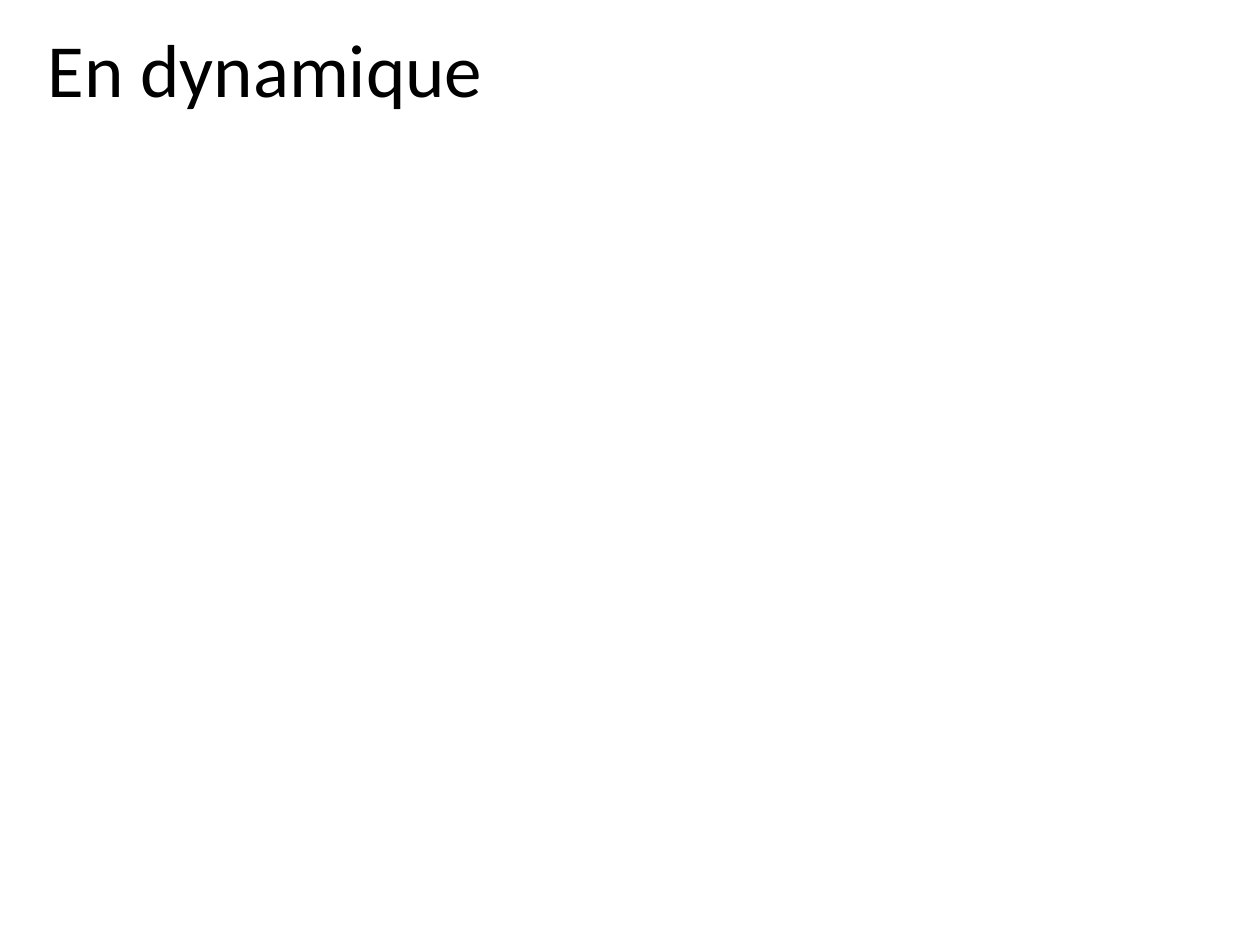
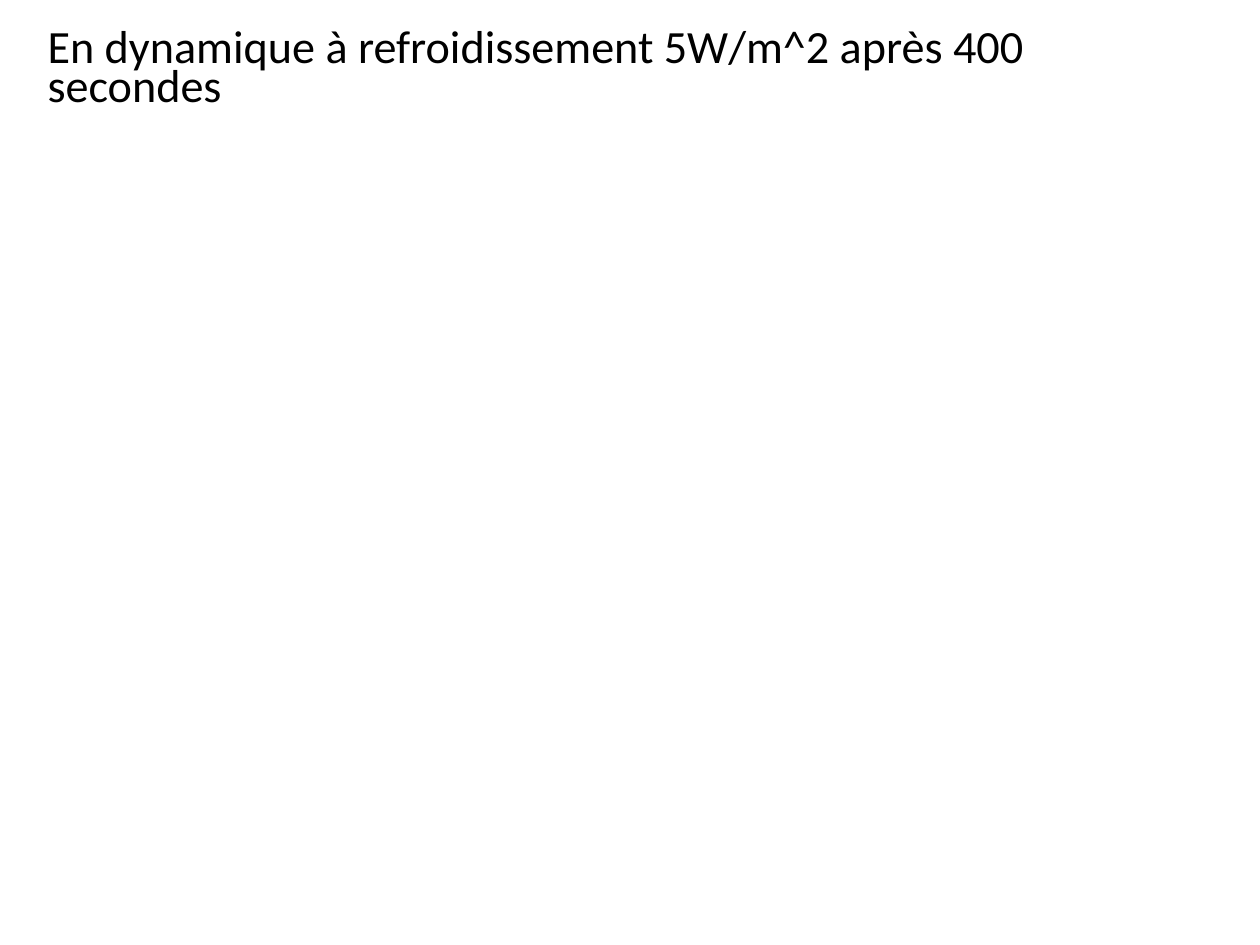
Before and after one commit to EOSCogniton/Bench01-EPSA, a slide deck: slide 9 of 01-Maquettes Primitives/refroidissement_res/Evaluation refroidissement banc BASTIE.pptx. Drawn at 1260x945 pixels with LibreOffice and Linux fonts; fonts in the diff are those of the drawing. Boxes give left, top, right and bottom in pixels: in the first picture for what was removed or moved away, otherwise in the second. Text is boxed around its words. In the diff, an @@ line names an element or a change of style, - is before the commit and + after.

```diff
--- a/01-Maquettes Primitives/refroidissement_res/Evaluation refroidissement banc BASTIE.pptx
+++ b/01-Maquettes Primitives/refroidissement_res/Evaluation refroidissement banc BASTIE.pptx
@@ text at bbox=[48, 31, 1023, 103]: text changed; size 42.9 to 26.4 pt @@
-En dynamique
+En dynamique à refroidissement 5W/m^2 après 400 secondes
```
Also in this commit, not shown: 3 other slides changed, 1 slide added, 1 slide removed.
